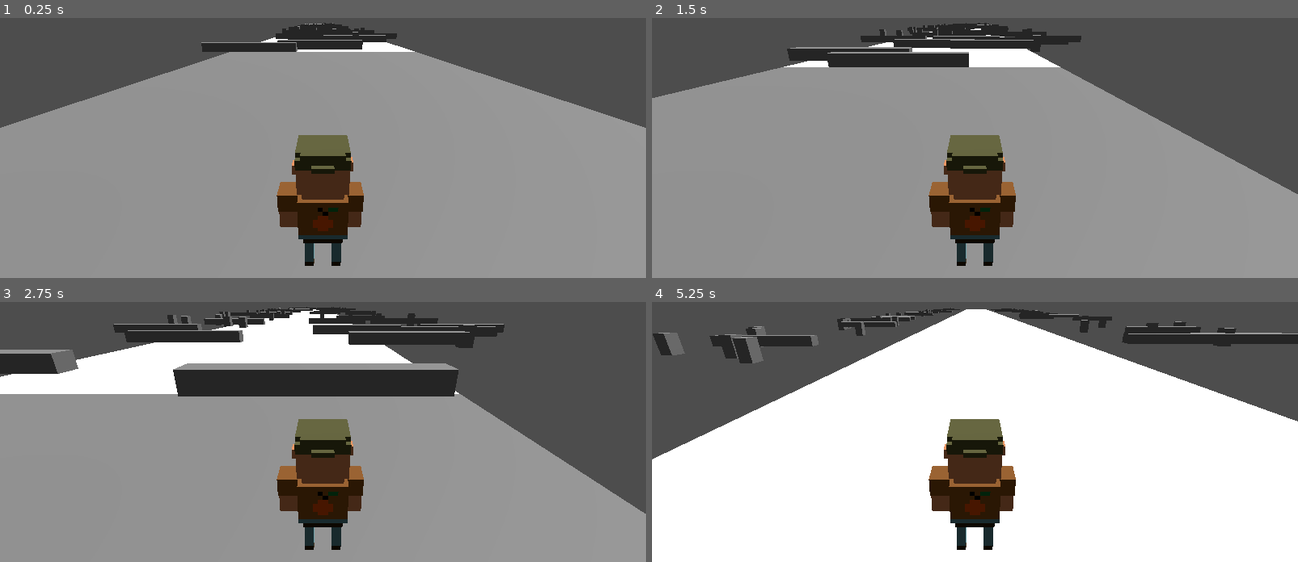
Above: before the commit, frames 1-4 (two rows, left to right).
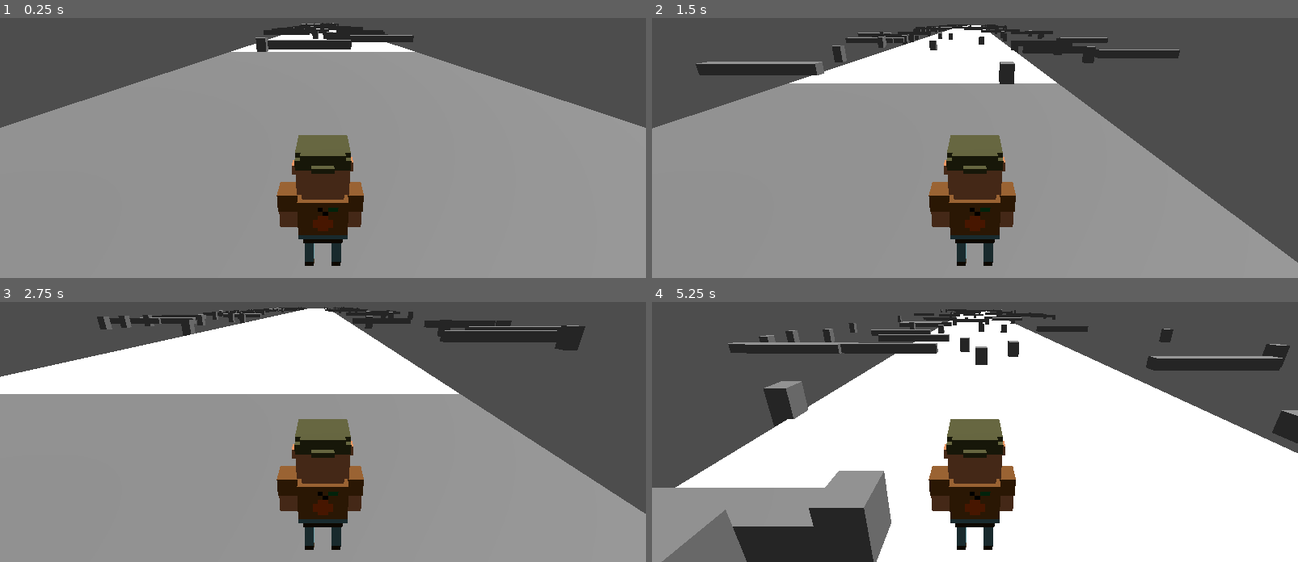
Above: after the commit, the same moments.

Repository: g-h-o-s-t-studio/across-the-roads
Game: Godot game, scene res://Levels/Main.tscn
Same seed, same stepped clock (60 frames per second), same inputs: the game is played once before the commit and once after it.
Inputs:
- Up to frame 1 (0.25 s): no input
- Up to frame 2 (1.5 s): tap Enter (ui_accept) at 0.5, 0.77 s; hold Right (ui_right) 0.53-1.28 s; hold Left (ui_left) from 1.28 s (still down)
- Up to frame 3 (2.75 s): tap Enter (ui_accept) at 1.52 s; release Left (ui_left) at 2.03 s; hold Right (ui_right) from 2.03 s (still down)
- Up to frame 4 (5.25 s): tap Enter (ui_accept) at 3.02, 3.77, 4.52 s; release Right (ui_right) at 3.53 s; hold Left (ui_left) from 3.53 s (still down)

The runs differ from the first frame. In frame 1, 0.9% of the frame differs, in the area x 31-65%, y 1-14%; in frame 2, 16%; in frame 3, 12%; in frame 4, 26%, in the area x 0-100%, y 2-100%.

Commit message:
Add obstacle speed and fix bugs

Diff:
--- a/Levels/GameController.gd
+++ b/Levels/GameController.gd
@@ -1,10 +1,11 @@
 extends Node
-
+# TODO: add some mechanics(run on wall, changing lvl axis, etc)
+const KILL_ZONE: int = -50
 const MAP_SIZE: int = 5
 const TILE_SIZE: int = 50
 const TILE_SCENE: PackedScene = preload("res://Levels/Shared/Tile.tscn")
 var number_tiles: int = 1
-var tiles: Array[Object] = []
+var tiles: Array[Node3D] = []
 
 
 func _ready() -> void:
@@ -17,6 +18,9 @@
 		despawn_tile()
 		spawn_tile()
 
+	if $Player.position.y <= KILL_ZONE:
+		get_tree().reload_current_scene()
+
 
 func spawn_tile() -> void:
 	var new_tile: Node3D = TILE_SCENE.instantiate()
--- a/Scripts/Player.gd
+++ b/Scripts/Player.gd
@@ -1,8 +1,9 @@
 extends CharacterBody3D
 
-const SPEED: float = 7.0
-const JUMP_VELOCITY: float = 4.5
+const JUMP_VELOCITY: float = 6.0
+var player_speed: float = 7.0
 var gravity: float = ProjectSettings.get_setting("physics/3d/default_gravity")
+
 
 func _physics_process(delta: float) -> void:
 	if not is_on_floor():
@@ -17,6 +18,7 @@
 	if Input.is_action_pressed("ui_right"):
 		direction.z += 1
 
-	velocity.x = direction.x * SPEED
-	velocity.z = direction.z * SPEED
+	# player_speed += 0.01
+	velocity.x = direction.x * player_speed
+	velocity.z = direction.z * player_speed
 	move_and_slide()
--- a/Scripts/Tile.gd
+++ b/Scripts/Tile.gd
@@ -4,20 +4,23 @@
 	preload("res://Levels/Obstacles/Square1.tscn"),
 	preload("res://Levels/Obstacles/Rectangle1.tscn"),
 ]
-const OBSTACLE_SPEED: int = 5
-const MIN_AMOUNT_OBS: int = 10
-const MAX_AMOUNT_OBS: int = 25
-const MAX_OBSTACLE_POSITION: int = 30
+const MAX_OBS_POSITION: int = 30
+@export var min_amount_obs: int = 10
+@export var max_amount_obs: int = 25
+@export var min_obs_speed: int = 5
+@export var max_obs_speed: int = 15
 @onready var mesh: PlaneMesh = $Tile/Mesh.mesh
 @onready var right_to_left: Node = Node.new()
 @onready var left_to_right: Node = Node.new()
 @onready var raycast: RayCast3D = $RayCast
+var obstacles_speed: Dictionary = {}
+
 
 
 func _ready() -> void:
 	add_child(right_to_left)
 	add_child(left_to_right)
-	spawn_obstacles(randi_range(MIN_AMOUNT_OBS, MAX_AMOUNT_OBS))
+	spawn_obstacles(randi_range(min_amount_obs, max_amount_obs))
 
 
 func get_spawn_vector() -> Vector3:
@@ -38,8 +41,8 @@
 
 
 func spawn_obstacles(number_obstacles: int) -> void:
-	for i in range(number_obstacles):
-		var obs: Object = OBSTACLES[randi() % OBSTACLES.size() - 1].instantiate()
+	for i: int in range(number_obstacles):
+		var obs: StaticBody3D = OBSTACLES[randi() % OBSTACLES.size() - 1].instantiate()
 
 		if randi() % 2 == 0:
 			obs.position = get_spawn_position()
@@ -48,10 +51,12 @@
 			obs.position = get_spawn_position()
 			left_to_right.add_child(obs)
 
+		obstacles_speed[obs] = randf_range(5, 15)
+
 
 func move_obstacle(obstacle: StaticBody3D, new_position: float) -> void:
 	obstacle.position.z += new_position
-	if abs(obstacle.position.z) >= MAX_OBSTACLE_POSITION:
+	if abs(obstacle.position.z) >= MAX_OBS_POSITION:
 		if obstacle.get_parent() == right_to_left:
 			right_to_left.remove_child(obstacle)
 			left_to_right.add_child(obstacle)
@@ -62,7 +67,7 @@
 
 func _process(delta: float) -> void:
 	for obs in right_to_left.get_children():
-		move_obstacle(obs, OBSTACLE_SPEED * delta)
+		move_obstacle(obs, obstacles_speed[obs] * delta)
 
 	for obs in left_to_right.get_children():
-		move_obstacle(obs, -OBSTACLE_SPEED * delta)
+		move_obstacle(obs, -obstacles_speed[obs] * delta)
Not shown, added: Levels/Mai5784.tmp
Not shown, added: Levels/Mai8DBB.tmp
